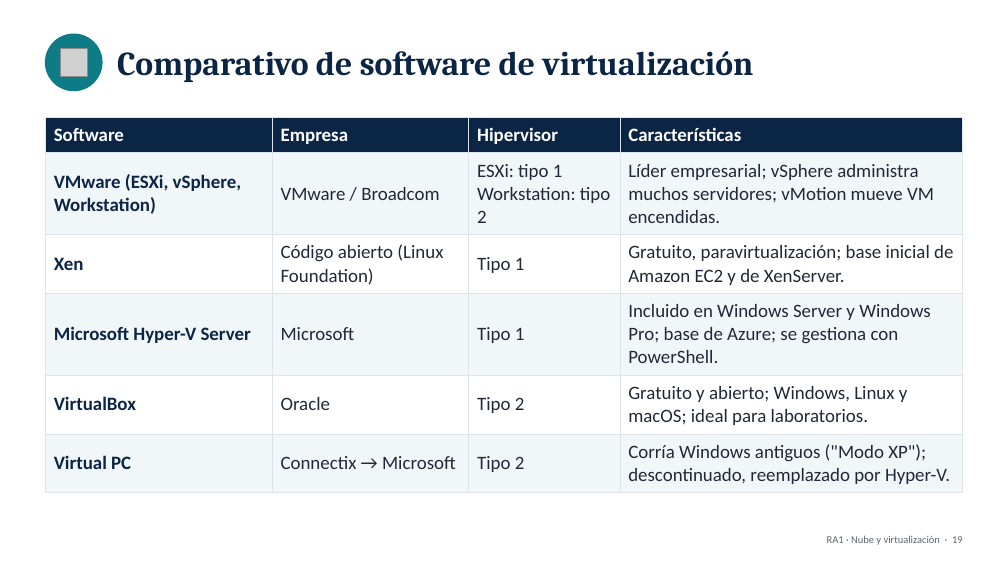
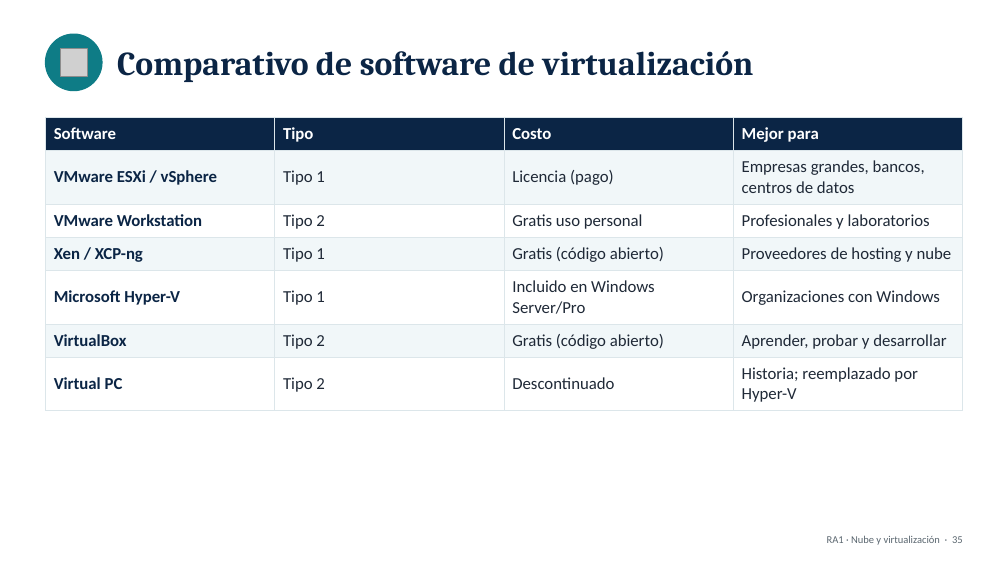
Before and after one commit to HrndzEricka/CABANA, a slide deck: slide 36 of 11-3/presentaciones/RA1_Nube_y_Virtualizacion.pptx (slide 20 before the commit). Drawn at 1008x567 pixels with LibreOffice and Linux fonts; fonts in the diff are those of the drawing; grey boxes stand for pictures. Boxes give left, top, right and bottom in pixels: in the first picture for what was removed or moved away, otherwise in the second. Text is boxed around its words. In the diff, an @@ line names an element or a change of style, - is before the commit and + after.

```diff
--- a/11-3/presentaciones/RA1_Nube_y_Virtualizacion.pptx
+++ b/11-3/presentaciones/RA1_Nube_y_Virtualizacion.pptx
@@ table at <box>45,117,962,406</box> @@
-row 1: Software | Empresa | Hipervisor | Características
-row 2: VMware (ESXi, vSphere, Workstation) | VMware / Broadcom | ESXi: tipo 1 / Workstation: tipo 2 | Líder empresarial; vSphere administra muchos servidores; vMotion mueve VM encendidas.
-row 3: Xen | Código abierto (Linux Foundation) | Tipo 1 | Gratuito, paravirtualización; base inicial de Amazon EC2 y de XenServer.
-row 4: Microsoft Hyper-V Server | Microsoft | Tipo 1 | Incluido en Windows Server y Windows Pro; base de Azure; se gestiona con PowerShell.
-row 5: VirtualBox | Oracle | Tipo 2 | Gratuito y abierto; Windows, Linux y macOS; ideal para laboratorios.
-row 6: Virtual PC | Connectix → Microsoft | Tipo 2 | Corría Windows antiguos ("Modo XP"); descontinuado, reemplazado por Hyper-V.
+row 1: Software | Tipo | Costo | Mejor para
+row 2: VMware ESXi / vSphere | Tipo 1 | Licencia (pago) | Empresas grandes, bancos, centros de datos
+row 3: VMware Workstation | Tipo 2 | Gratis uso personal | Profesionales y laboratorios
+row 4: Xen / XCP-ng | Tipo 1 | Gratis (código abierto) | Proveedores de hosting y nube
+row 5: Microsoft Hyper-V | Tipo 1 | Incluido en Windows Server/Pro | Organizaciones con Windows
+row 6: VirtualBox | Tipo 2 | Gratis (código abierto) | Aprender, probar y desarrollar
+row 7: Virtual PC | Tipo 2 | Descontinuado | Historia; reemplazado por Hyper-V
```
Also in this commit, not shown: 26 other slides changed, 30 slides added, 5 slides removed, 4 other files.
